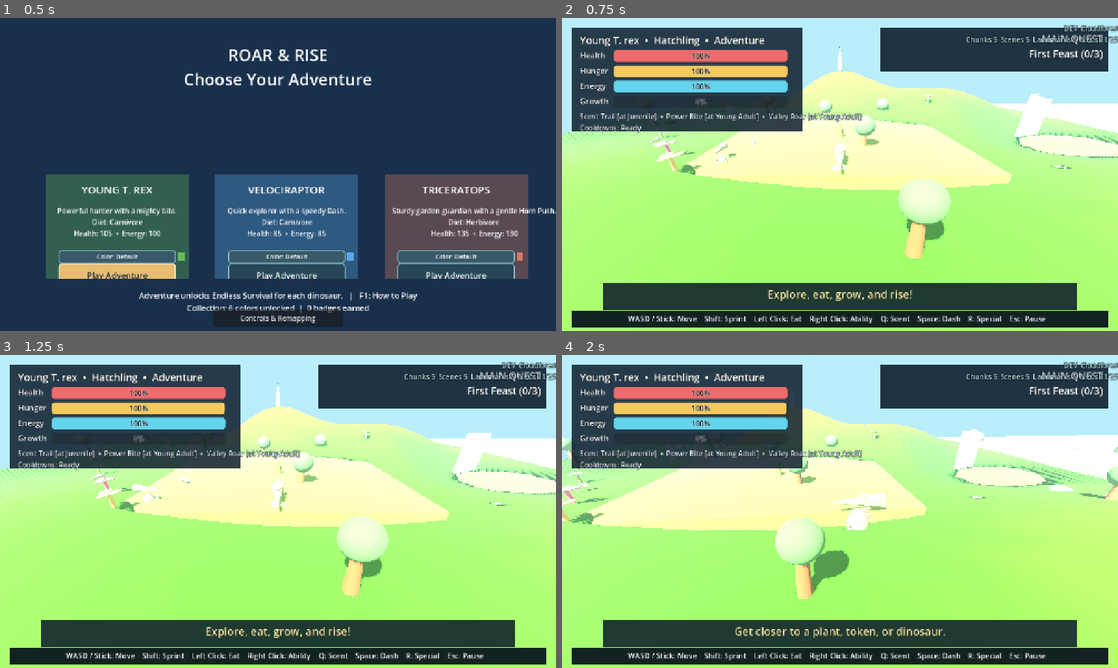
Above: before the commit, frames 1-4 (two rows, left to right).
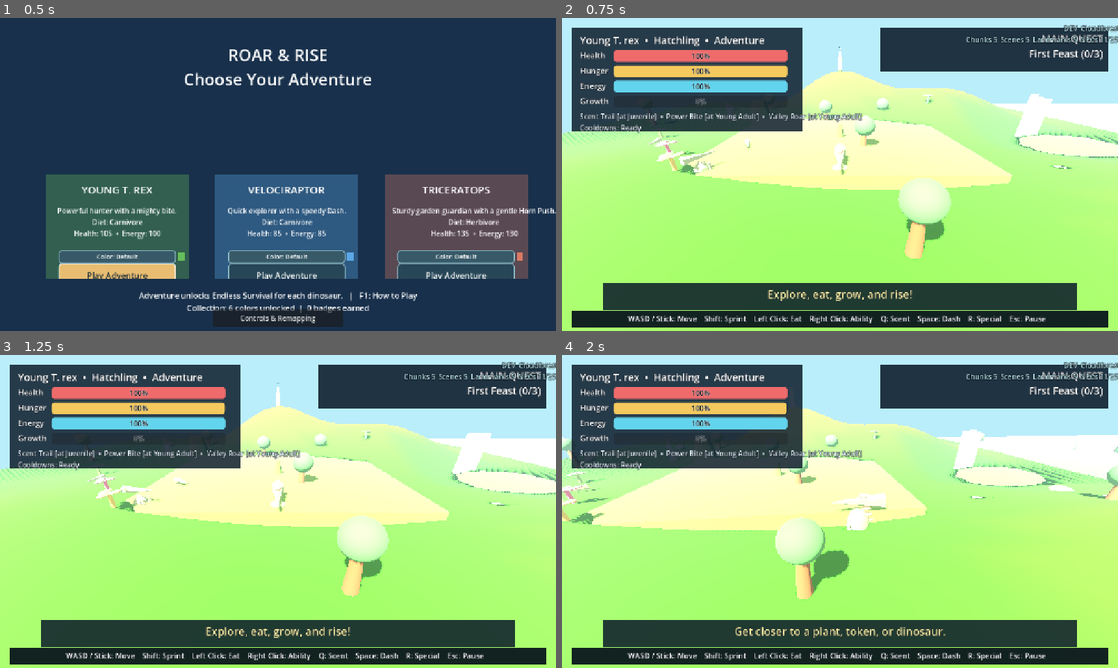
Above: after the commit, the same moments.

Repository: mschalle/Dino-Game
Game: Godot game, scene res://Main.tscn
Same seed, same stepped clock (60 frames per second), same inputs: the game is played once before the commit and once after it.
Inputs (mouse positions are in pixels of both pictures, inside the frame that each line leads up to):
- Up to frame 1 (0.5 s): no input
- Up to frame 2 (0.75 s): click "Play Adventure" at 0.5 s
- Up to frame 3 (1.25 s): no input
- Up to frame 4 (2 s): tap Enter (ui_accept) at 1.25, 1.52 s; move the mouse to (962, 495) at 1.27 s; hold D (move_right) from 1.28 s (still down); tap Space (dash) at 1.35 s; click (962, 495) at 1.42 s

Frame 1 is identical in both runs. In frame 2, 0.4% of the frame differs, in the area x 0-35%, y 38-50%; in frame 3, 0.3%; in frame 4, less than 0.1%.

Commit message:
Add prey herd context

Diff:
--- a/food_spawner.gd
+++ b/food_spawner.gd
@@ -109,6 +109,16 @@
 	prey.position = _random_position(nutrition)
 	add_child(prey)
 	_place_on_terrain(prey)
+	var herd_id := "tier_%d" % nutrition
+	var herd_anchor := prey.position
+	var herd_leader := true
+	for sibling in get_children():
+		if sibling is PreyDino and sibling != prey and (sibling as PreyDino).nutrition == nutrition and not (sibling as PreyDino).herd_id.is_empty():
+			herd_id = (sibling as PreyDino).herd_id
+			herd_anchor = (sibling as PreyDino).herd_anchor
+			herd_leader = false
+			break
+	prey.set_herd_context(herd_id, herd_leader, herd_anchor)
 	prey.creature_defeated.connect(func(creature: Node3D, profile: RefCounted) -> void: creature_defeated.emit(creature, profile))
 	if not respawn_gate_factory.is_null():
 		prey.set_respawn_gate(respawn_gate_factory.bind(prey))
--- a/prey.gd
+++ b/prey.gd
@@ -30,6 +30,9 @@
 var imported_model: Node3D
 var imported_animation_player: AnimationPlayer
 var respawn_gate: Callable
+var herd_id := ""
+var herd_leader := false
+var herd_anchor := Vector3.ZERO
 
 func setup(new_label: String, new_nutrition: int, new_tint: Color) -> void:
 	label = new_label
@@ -108,6 +111,14 @@
 func set_respawn_gate(gate: Callable) -> void:
 	respawn_gate = gate
 
+func set_herd_context(id: String, is_leader: bool, anchor: Vector3) -> void:
+	herd_id = id
+	herd_leader = is_leader
+	herd_anchor = anchor
+
+func herd_context() -> Dictionary:
+	return {"id": herd_id, "leader": herd_leader, "anchor": herd_anchor}
+
 func _navigation_direction(target: Vector3) -> Vector3:
 	var direct := target - global_position
 	direct.y = 0.0
@@ -134,7 +145,13 @@
 	return true
 
 func _wander() -> void:
-	position = base_position + Vector3(sin(phase) * 0.8, 0.0, cos(phase * 0.7) * 0.55)
+	var sway := Vector3(sin(phase) * 0.8, 0.0, cos(phase * 0.7) * 0.55)
+	if not herd_leader and not herd_id.is_empty():
+		var toward_anchor := herd_anchor - base_position
+		toward_anchor.y = 0.0
+		position = base_position + toward_anchor.clamp(Vector3(-1.5, 0.0, -1.5), Vector3(1.5, 0.0, 1.5)) * 0.18 + sway
+	else:
+		position = base_position + sway
 	rotation.y = -phase
 
 func _clamp_to_valley() -> void:
--- a/tests/run_tests.gd
+++ b/tests/run_tests.gd
@@ -34,6 +34,7 @@
 	_test_mixed_population_cooldowns()
 	_test_long_streaming_session()
 	_test_ai_states()
+	_test_herd_context()
 	_test_low_level_food_supply()
 	_test_habitat_food_filter()
 	_test_hud_contrast()
@@ -849,6 +850,16 @@
 	prey.free()
 	predator.free()
 
+func _test_herd_context() -> void:
+	var prey := PreyDino.new()
+	prey.setup("Herd Test", 1, Color.WHITE)
+	root.add_child(prey)
+	prey.set_herd_context("tier_1", false, Vector3(2.0, 0.0, 0.0))
+	var context := prey.herd_context()
+	_check(context.get("id", "") == "tier_1" and not bool(context.get("leader", true)), "Prey should expose herd context")
+	_check((context.get("anchor", Vector3.ZERO) as Vector3).x == 2.0, "Herd followers should retain their anchor")
+	prey.free()
+
 func _test_low_level_food_supply() -> void:
 	var spawner := FoodSpawner.new()
 	root.add_child(spawner)
Not shown, changed: PROJECT_PLAN.md
